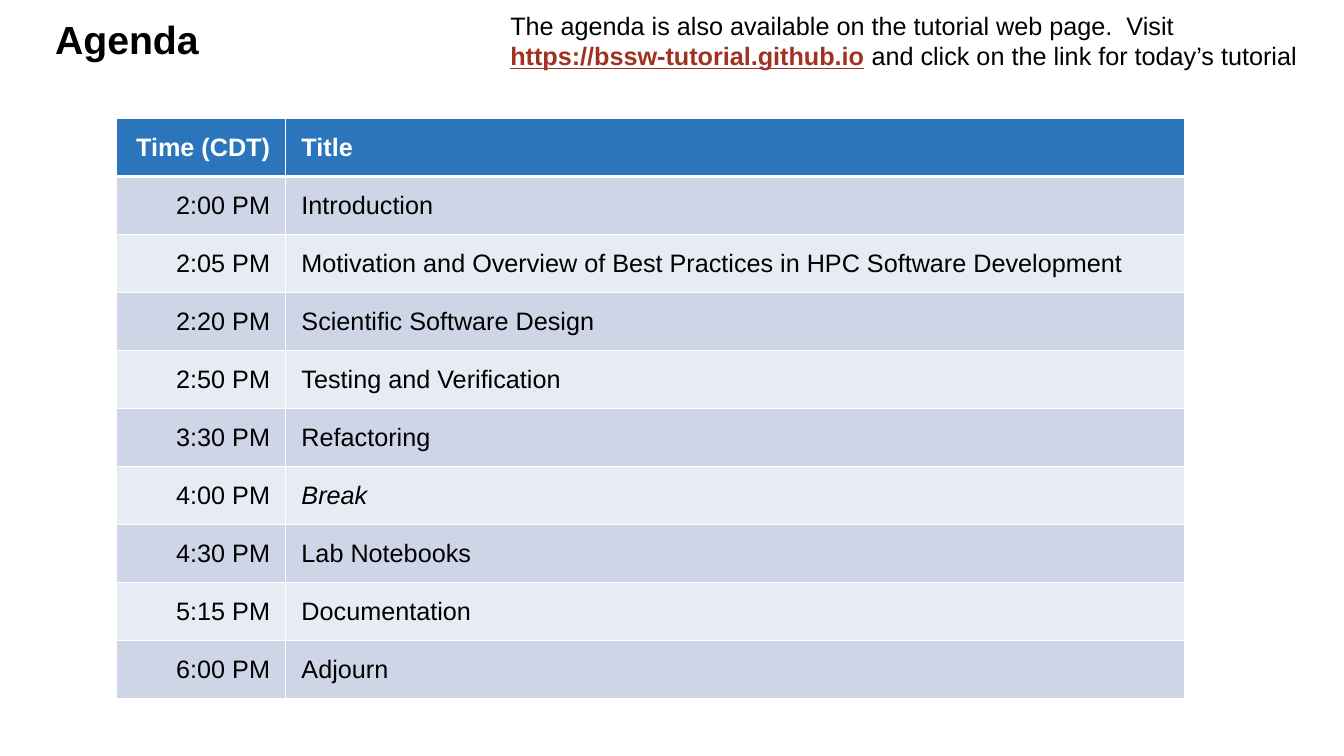
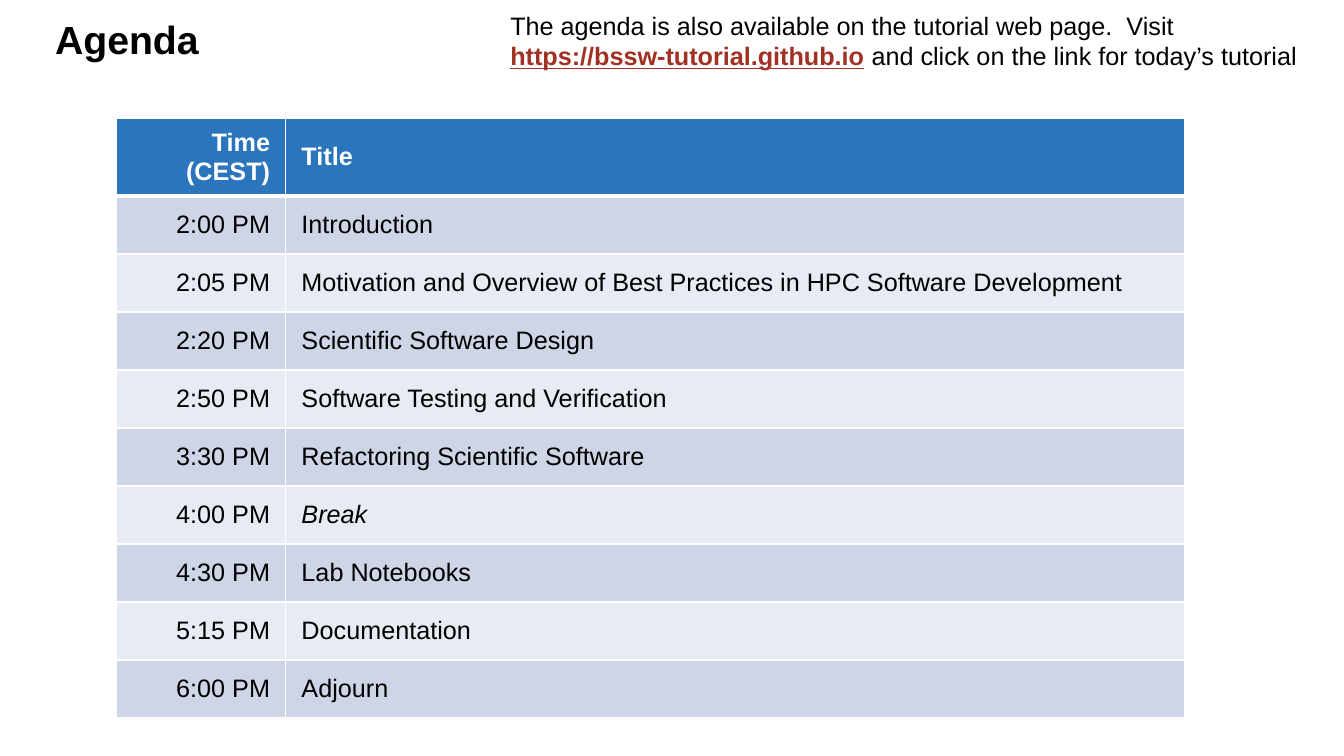
Before and after one commit to bssw-tutorial/presentations, a slide deck: slide 10 of intro-a.pptx. Drawn at 1344x756 pixels with LibreOffice and Linux fonts; fonts in the diff are those of the drawing. Boxes give left, top, right and bottom in pixels: in the first picture for what was removed or moved away, otherwise in the second. Text is boxed around its words. In the diff, an @@ line names an element or a change of style, - is before the commit and + after.

```diff
--- a/intro-a.pptx
+++ b/intro-a.pptx
@@ table at bbox=[116, 119, 1185, 723] @@
-row 1, column 1: Time (CDT)
+row 1, column 1: Time (CEST)
-row 5, column 2: Testing and Verification
+row 5, column 2: Software Testing and Verification
-row 6, column 2: Refactoring
+row 6, column 2: Refactoring Scientific Software
```
Also in this commit, not shown: 3 other slides changed, 7 other files.
